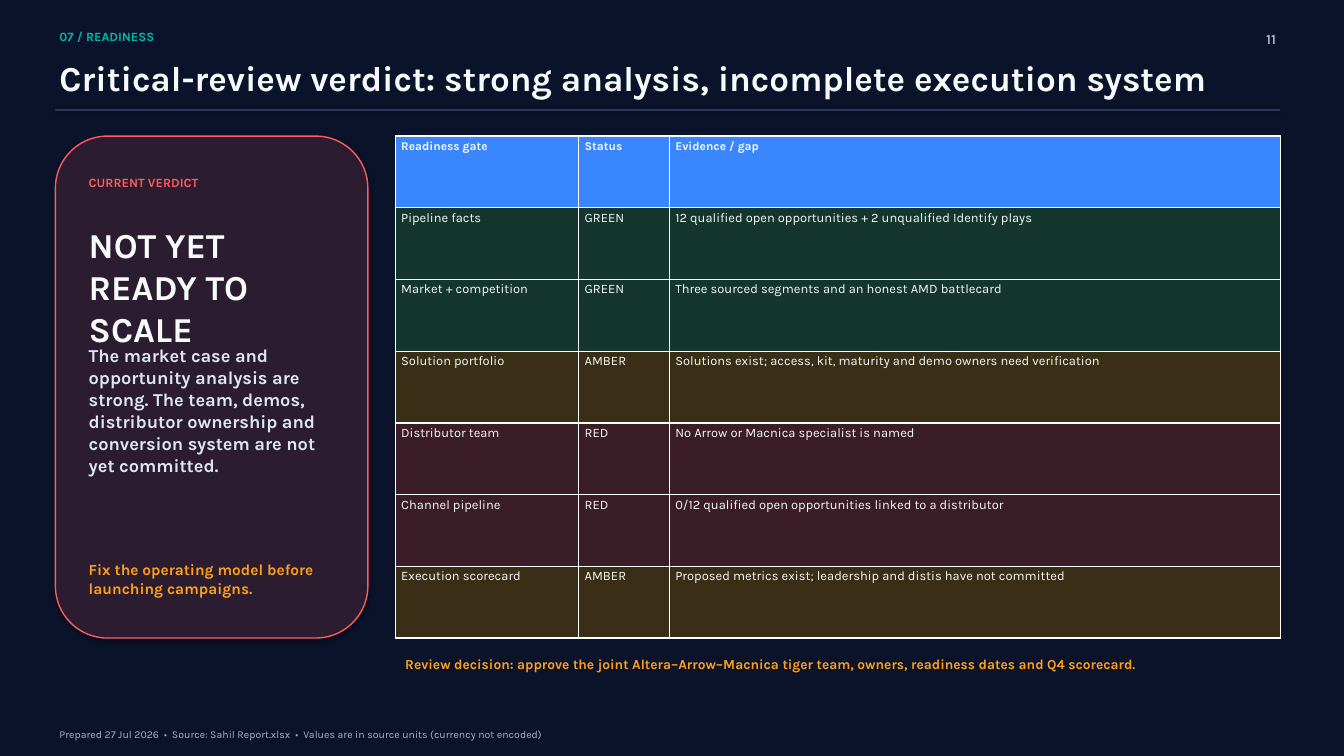
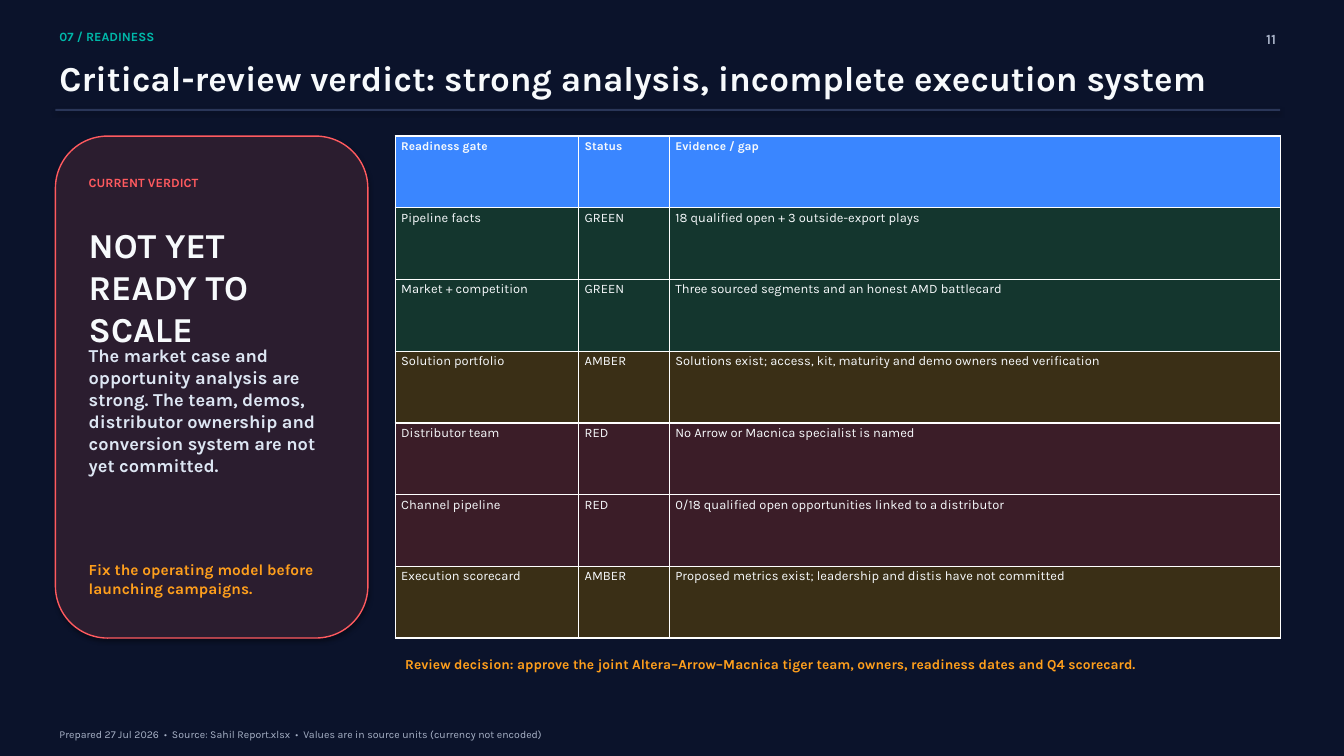
Before and after one commit to sahilpat28/Cursor_Sahil, a slide deck: slide 11 of qbr/output/Sahil_QBR_2026-07-29.pptx. Drawn at 1344x756 pixels with LibreOffice and Linux fonts; fonts in the diff are those of the drawing. Boxes give left, top, right and bottom in pixels: in the first picture for what was removed or moved away, otherwise in the second. Text is boxed around its words. In the diff, an @@ line names an element or a change of style, - is before the commit and + after.

```diff
--- a/qbr/output/Sahil_QBR_2026-07-29.pptx
+++ b/qbr/output/Sahil_QBR_2026-07-29.pptx
@@ table at <box>395,136,1280,638</box> @@
-row 2, column 3: 12 qualified open opportunities + 2 unqualified Identify plays
+row 2, column 3: 18 qualified open + 3 outside-export plays
-row 6, column 3: 0/12 qualified open opportunities linked to a distributor
+row 6, column 3: 0/18 qualified open opportunities linked to a distributor
```
Also in this commit, not shown: 10 other slides changed, 3 other files.
